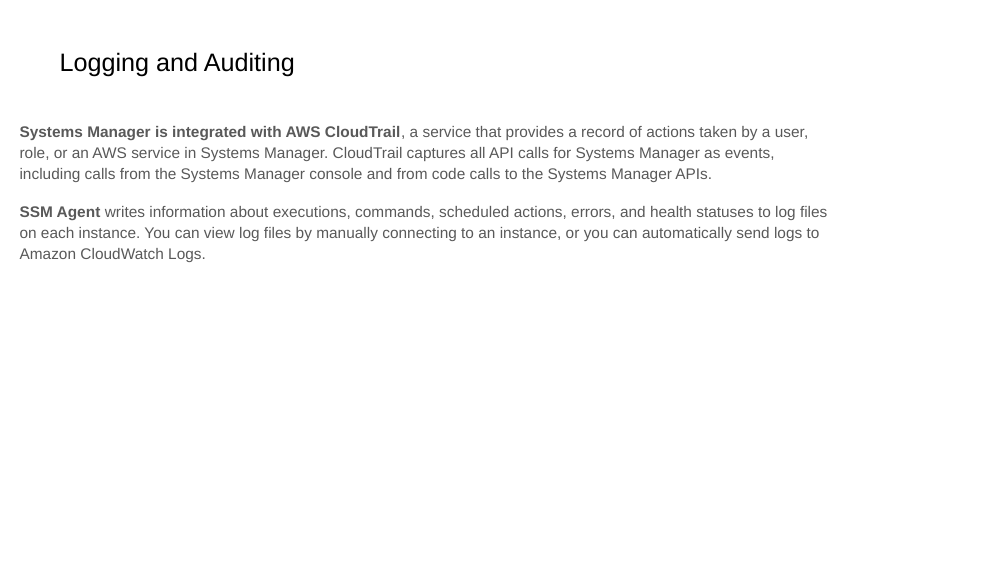
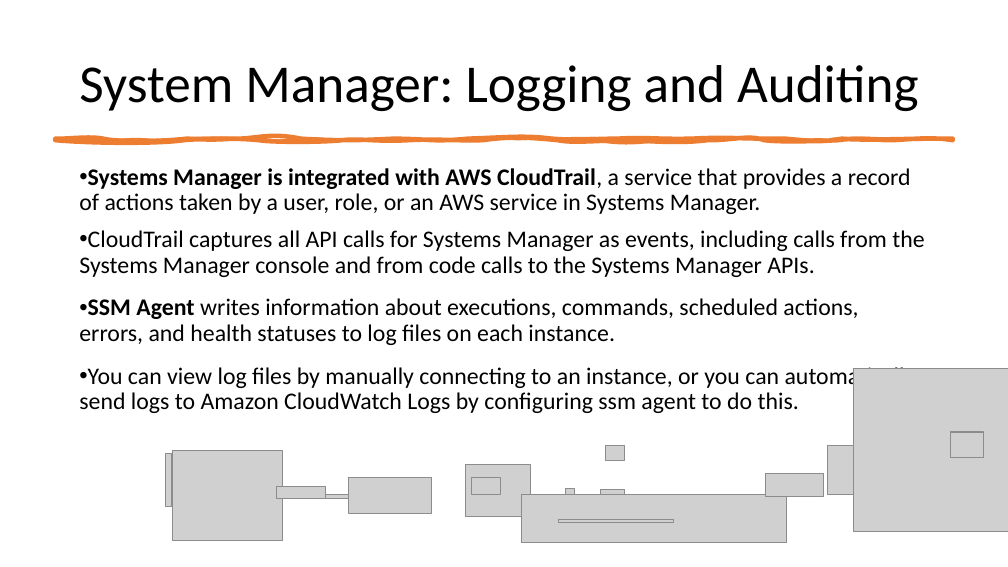
Before and after one commit to IlyaChakun/aws-iba-courses, a slide deck: slide 24 of lecture-materials/Managment&Governance/System-Manager/ssm.pptx (slide 16 before the commit). Drawn at 1008x567 pixels with LibreOffice and Linux fonts; fonts in the diff are those of the drawing; grey boxes stand for pictures; background and template pictures are left out. Boxes give left, top, right and bottom in pixels: in the first picture for what was removed or moved away, otherwise in the second. Text is boxed around its words. In the diff, an @@ line names an element or a change of style, - is before the commit and + after.

```diff
--- a/lecture-materials/Managment&Governance/System-Manager/ssm.pptx
+++ b/lecture-materials/Managment&Governance/System-Manager/ssm.pptx
@@ title at [79,65,919,111]: text changed; size 18 to 38 pt; font Arial to Calibri @@
-Logging and Auditing
+System Manager: Logging and Auditing
@@ freeform shape added at [55,139,953,140], fill #ED7D31, outline #ED7D31 3.25 pt @@
@@ text at [79,168,924,413]: text changed; size 11 to 17 pt; font Arial to Calibri; text colour #595959 to #000000 @@
-Systems Manager is integrated with AWS CloudTrail, a service that provides a record of actions taken by a user, role, or an AWS service in Systems Manager. CloudTrail captures all API calls for Systems Manager as events, including calls from the Systems Manager console and from code calls to the Systems Manager APIs.
-SSM Agent writes information about executions, commands, scheduled actions, errors, and health statuses to log files on each instance. You can view log files by manually connecting to an instance, or you can automatically send logs to Amazon CloudWatch Logs.
+• Systems Manager is integrated with AWS CloudTrail, a service that provides a record of actions taken by a user, role, or an AWS service in Systems Manager.
+• CloudTrail captures all API calls for Systems Manager as events, including calls from the Systems Manager console and from code calls to the Systems Manager APIs.
+• SSM Agent writes information about executions, commands, scheduled actions, errors, and health statuses to log files on each instance.
+• You can view log files by manually connecting to an instance, or you can automatically send logs to Amazon CloudWatch Logs by configuring ssm agent to do this.
@@ group added at [165,369,1008,543]: 15 pictures @@
@@ picture added at [558,519,673,522] @@
```
Also in this commit, not shown: 15 other slides changed, 10 slides added, 2 slides removed, 24 other files.
